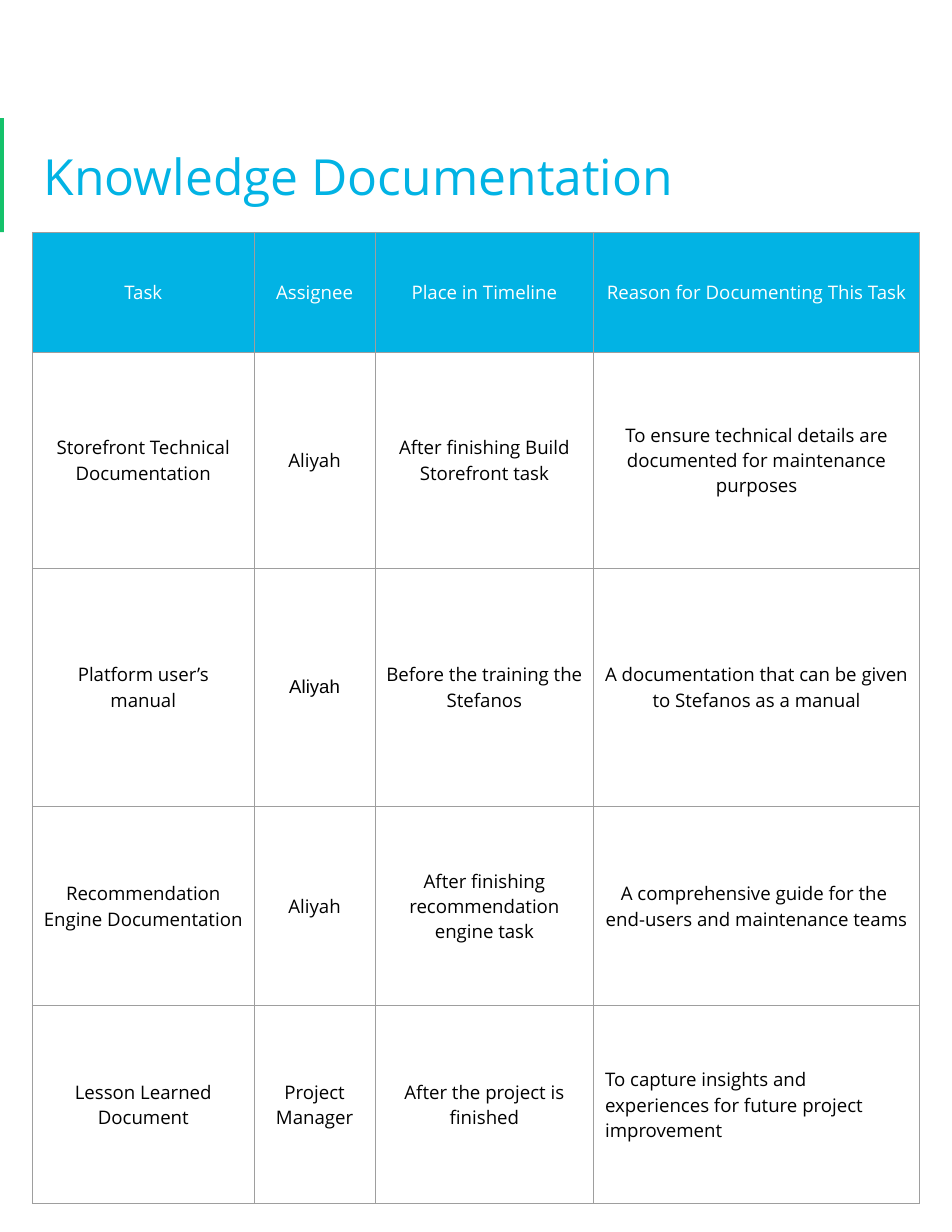
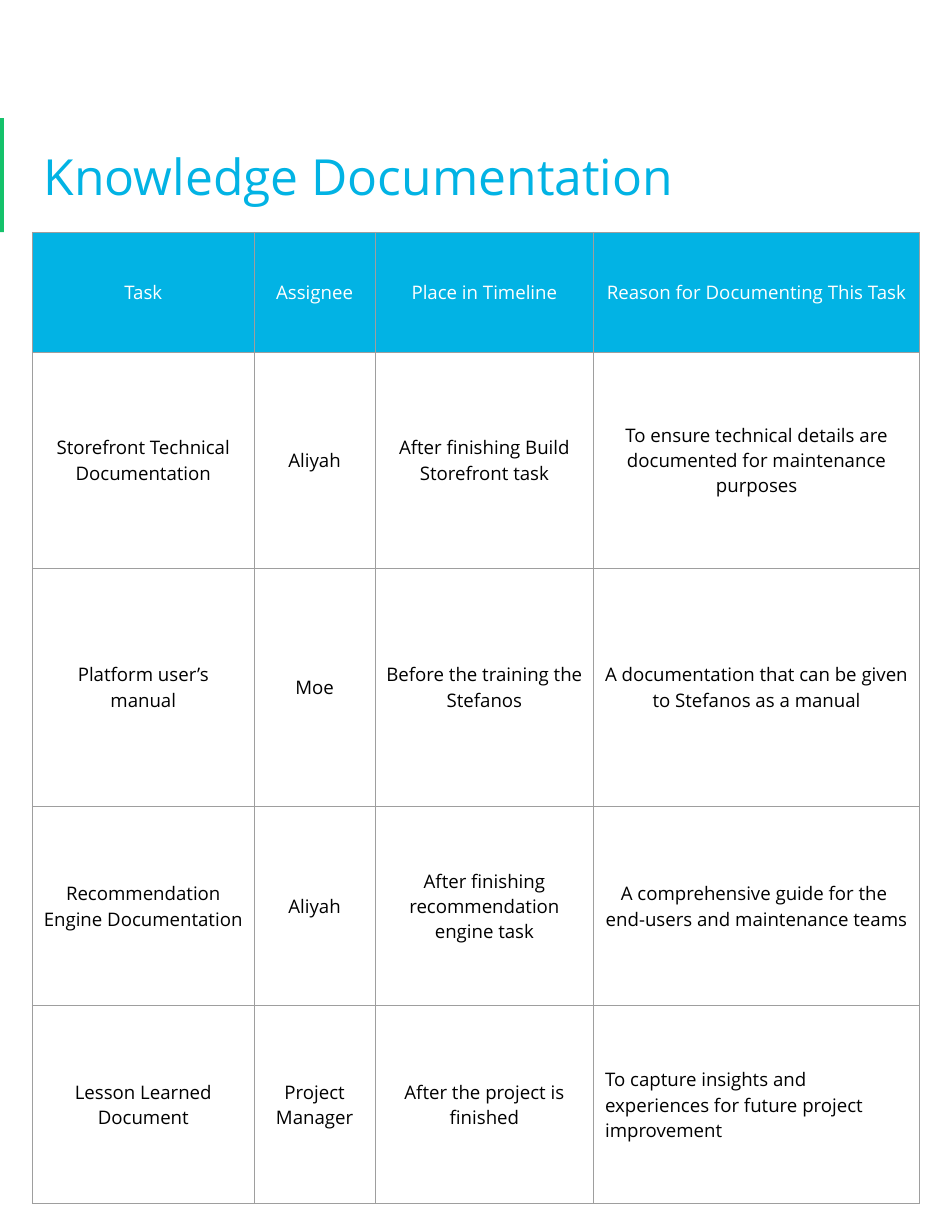
Before and after one commit to PH1LUTZ/Digital-Project-Management, a slide deck: slide 36 of digital-project-manager-2024-q1.pptx. Drawn at 952x1232 pixels with LibreOffice and Linux fonts; fonts in the diff are those of the drawing; background and template pictures are left out. Boxes give left, top, right and bottom in pixels: in the first picture for what was removed or moved away, otherwise in the second. Text is boxed around its words. In the diff, an @@ line names an element or a change of style, - is before the commit and + after.

```diff
--- a/digital-project-manager-2024-q1.pptx
+++ b/digital-project-manager-2024-q1.pptx
@@ table at bbox=[32, 232, 920, 1203] @@
-row 3, column 2: Aliyah
+row 3, column 2: Moe
```
Also in this commit, not shown: 4 other slides changed, 1 other file.
